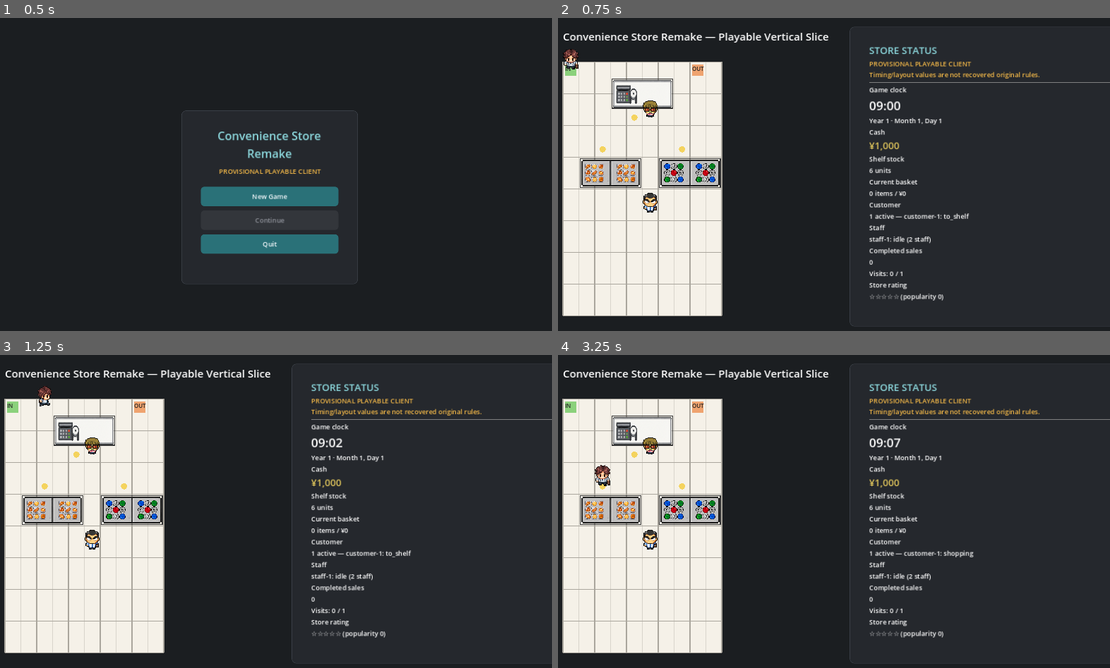
Above: before the commit, frames 1-4 (two rows, left to right).
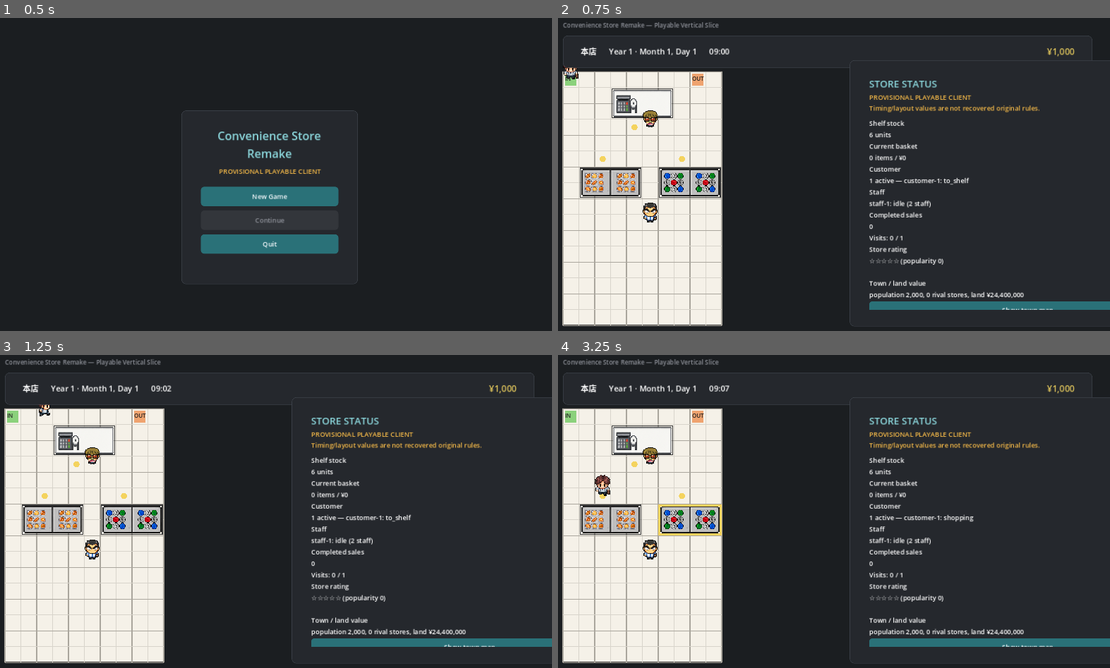
Above: after the commit, the same moments.

Repository: s1-1985/Covenience-store-remake
Game: Godot game, scene res://scenes/main_menu.tscn
Two runs of this game, one before a commit and one after it. Both use one fixed random seed, a clock stepped at 60 frames per second and the inputs below.
Inputs (mouse positions are in pixels of both pictures, inside the frame that each line leads up to):
- Up to frame 1 (0.5 s): no input
- Up to frame 2 (0.75 s): click "New Game" at 0.5 s
- Up to frame 3 (1.25 s): no input
- Up to frame 4 (3.25 s): click (1027, 646) at 1.25 s, where only the run after the commit has a clickable "Show town map"; tap A at 2, 2.75 s; move the mouse to (949, 498) at 2.02 s; click (949, 498) at 2.17 s; tap Space (ui_accept) at 2.27, 3.02 s; move the mouse to (712, 530) at 2.77 s; click (712, 530) at 2.92 s

Frame 1 is identical in both runs. In frame 2, 13% of the frame differs, in the area x 0-100%, y 1-99%; in frame 3, 13%; in frame 4, 13%.

Commit message:
Move game-state HUD to an always-visible top bar matching original layout (task #82)
Calendar/clock/cash were buried in the scrolling action sidebar. Relocated
them to a new UI/TopBar matching the persistent top-HUD layout confirmed in
docs/research/original-screen-visual-register-2026-09-05.md (V001/V005),
and added a store-name label ("本店", the sourced term for the single store
this client simulates). Weather stays out of scope per task #77's existing
precedent, since no weather mechanic exists in game/ yet.

Verified with a real Godot 4.3 binary in-session: headless_smoke.gd passes,
and an xvfb screenshot of the instantiated scene confirmed no layout overlap.
reference_sim's pytest suite (745 passed, 1 xfailed) is unchanged.

See docs/decisions/0152-top-hud-bar-official-layout.md.

Co-Authored-By: Claude Sonnet 5 <noreply@anthropic.com>
Claude-Session: https://claude.ai/code/session_01KPqrH4hgWzJewykXXzXu7x

Diff:
--- a/game/scenes/main.tscn
+++ b/game/scenes/main.tscn
@@ -16,27 +16,64 @@
 
 [node name="Title" type="Label" parent="."]
 offset_left = 40.0
-offset_top = 24.0
+offset_top = 6.0
 offset_right = 650.0
-offset_bottom = 62.0
-theme_override_font_sizes/font_size = 24
+offset_bottom = 30.0
+theme_override_font_sizes/font_size = 14
+theme_override_colors/font_color = Color(0.556863, 0.568627, 0.6, 1)
 text = "Convenience Store Remake — Playable Vertical Slice"
 
 [node name="StoreView" type="Node2D" parent="."]
-position = Vector2(40, 100)
+position = Vector2(40, 122)
 script = ExtResource("2_store")
 
 [node name="TownView" type="Node2D" parent="."]
-position = Vector2(40, 100)
+position = Vector2(40, 122)
 visible = false
 script = ExtResource("3_town")
 
 [node name="UI" type="CanvasLayer" parent="."]
+
+[node name="TopBar" type="PanelContainer" parent="UI"]
+theme = ExtResource("4_theme")
+offset_left = 40.0
+offset_top = 40.0
+offset_right = 1240.0
+offset_bottom = 88.0
+
+[node name="Margin" type="MarginContainer" parent="UI/TopBar"]
+theme_override_constants/margin_left = 20
+theme_override_constants/margin_top = 6
+theme_override_constants/margin_right = 20
+theme_override_constants/margin_bottom = 6
+
+[node name="HBox" type="HBoxContainer" parent="UI/TopBar/Margin"]
+theme_override_constants/separation = 28
+
+[node name="StoreNameValue" type="Label" parent="UI/TopBar/Margin/HBox"]
+theme_override_font_sizes/font_size = 18
+text = "本店"
+
+[node name="CalendarValue" type="Label" parent="UI/TopBar/Margin/HBox"]
+theme_override_font_sizes/font_size = 18
+text = "Year 1 · Month 1, Day 1"
+
+[node name="ClockValue" type="Label" parent="UI/TopBar/Margin/HBox"]
+theme_override_font_sizes/font_size = 18
+text = "09:00"
+
+[node name="CashSpacer" type="Control" parent="UI/TopBar/Margin/HBox"]
+size_flags_horizontal = 3
+
+[node name="CashValue" type="Label" parent="UI/TopBar/Margin/HBox"]
+theme_override_colors/font_color = Color(0.85, 0.75, 0.35, 1)
+theme_override_font_sizes/font_size = 20
+text = "¥1,000"
 
 [node name="Panel" type="PanelContainer" parent="UI"]
 theme = ExtResource("4_theme")
 offset_left = 690.0
-offset_top = 20.0
+offset_top = 96.0
 offset_right = 1240.0
 offset_bottom = 700.0
 
@@ -65,24 +102,6 @@
 autowrap_mode = 2
 
 [node name="Separator1" type="HSeparator" parent="UI/Panel/Margin/Scroll/VBox"]
-
-[node name="ClockTitle" type="Label" parent="UI/Panel/Margin/Scroll/VBox"]
-text = "Game clock"
-
-[node name="ClockValue" type="Label" parent="UI/Panel/Margin/Scroll/VBox"]
-theme_override_font_sizes/font_size = 28
-text = "09:00"
-
-[node name="CalendarValue" type="Label" parent="UI/Panel/Margin/Scroll/VBox"]
-text = "Year 1 · Month 1, Day 1"
-
-[node name="CashTitle" type="Label" parent="UI/Panel/Margin/Scroll/VBox"]
-text = "Cash"
-
-[node name="CashValue" type="Label" parent="UI/Panel/Margin/Scroll/VBox"]
-theme_override_colors/font_color = Color(0.85, 0.75, 0.35, 1)
-theme_override_font_sizes/font_size = 22
-text = "¥1,000"
 
 [node name="StockTitle" type="Label" parent="UI/Panel/Margin/Scroll/VBox"]
 text = "Shelf stock"
--- a/game/scripts/main.gd
+++ b/game/scripts/main.gd
@@ -32,9 +32,9 @@
 @onready var store_view: Node2D = $StoreView
 @onready var town_view: Node2D = $TownView
 @onready var show_town_map_button: Button = $UI/Panel/Margin/Scroll/VBox/ShowTownMapButton
-@onready var clock_label: Label = $UI/Panel/Margin/Scroll/VBox/ClockValue
-@onready var calendar_label: Label = $UI/Panel/Margin/Scroll/VBox/CalendarValue
-@onready var cash_label: Label = $UI/Panel/Margin/Scroll/VBox/CashValue
+@onready var clock_label: Label = $UI/TopBar/Margin/HBox/ClockValue
+@onready var calendar_label: Label = $UI/TopBar/Margin/HBox/CalendarValue
+@onready var cash_label: Label = $UI/TopBar/Margin/HBox/CashValue
 @onready var stock_label: Label = $UI/Panel/Margin/Scroll/VBox/StockValue
 @onready var basket_label: Label = $UI/Panel/Margin/Scroll/VBox/BasketValue
 @onready var customer_label: Label = $UI/Panel/Margin/Scroll/VBox/CustomerValue
Not shown, changed: PROJECT_MEMORY.md
Not shown, added: docs/decisions/0152-top-hud-bar-official-layout.md
